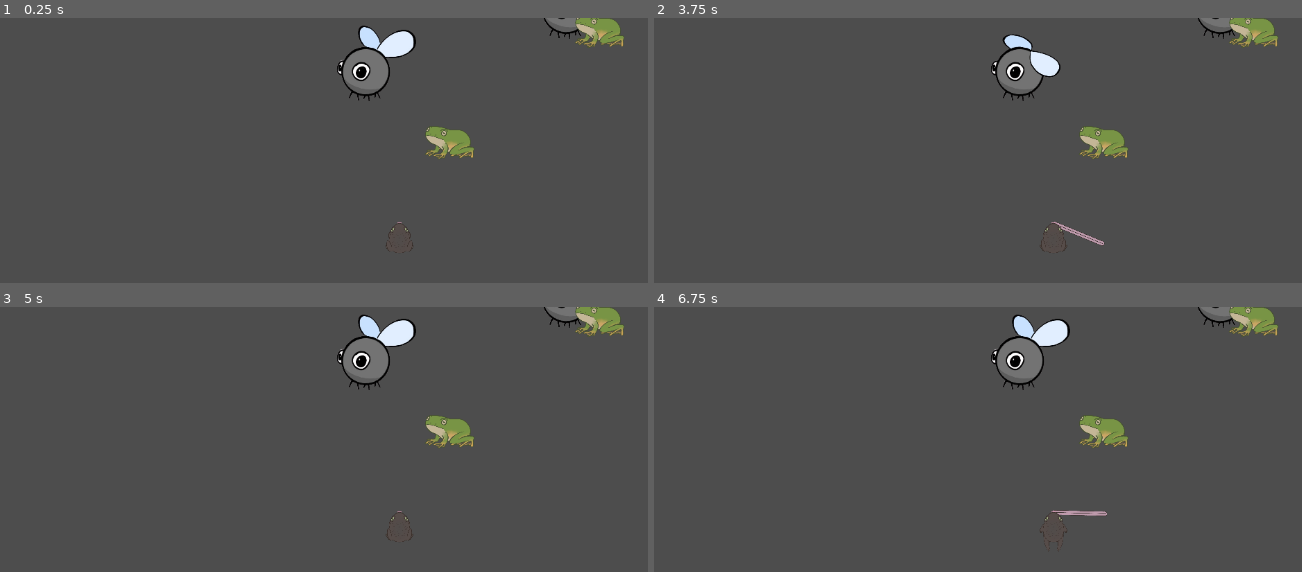
Above: before the commit, frames 1-4 (two rows, left to right).
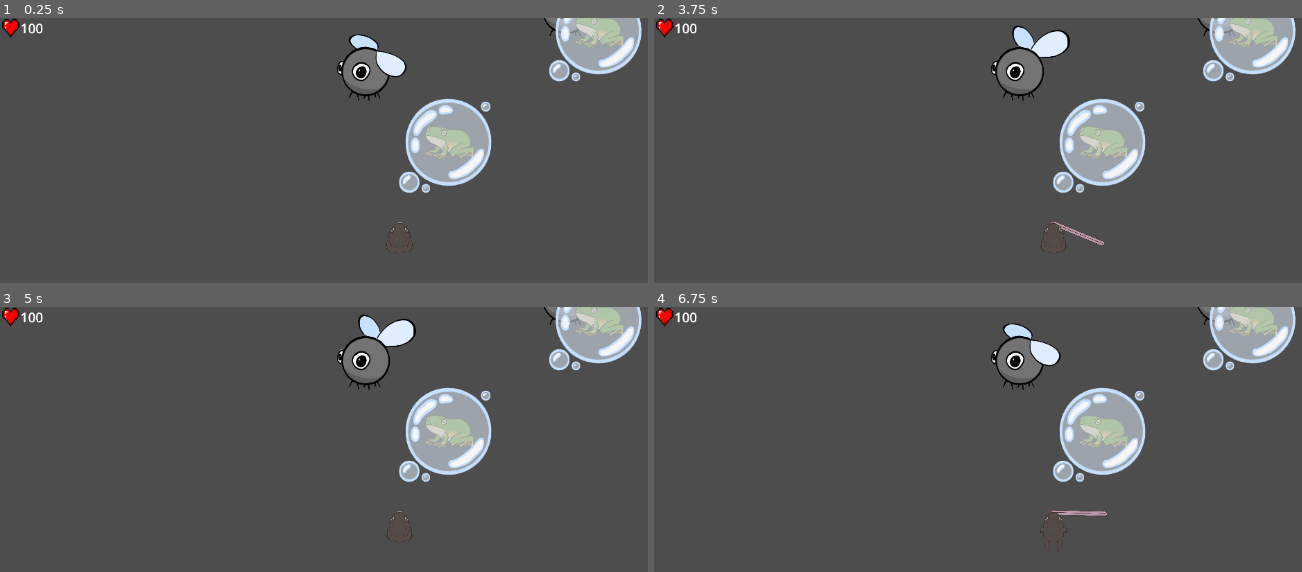
Above: after the commit, the same moments.

Repository: ygda-org/frog-jam
Game: Godot game, scene res://scenes/main.tscn
Two runs of this game, one before a commit and one after it. Both use one fixed random seed, a clock stepped at 60 frames per second and the inputs below.
Inputs (mouse positions are in pixels of both pictures, inside the frame that each line leads up to):
- Up to frame 1 (0.25 s): no input
- Up to frame 2 (3.75 s): move the mouse to (1230, 219) at 0.52 s; click (1230, 219) at 0.67 s; move the mouse to (893, 264) at 1.27 s; click (893, 264) at 1.42 s; move the mouse to (1133, 142) at 2.02 s; click (1133, 142) at 2.17 s; move the mouse to (outside the picture) at 2.77 s; click (outside the picture) at 2.92 s; move the mouse to (outside the picture) at 3.52 s; click (outside the picture) at 3.67 s
- Up to frame 3 (5 s): move the mouse to (162, 463) at 4.27 s; click (162, 463) at 4.42 s
- Up to frame 4 (6.75 s): move the mouse to (1094, 532) at 5.02 s; click (1094, 532) at 5.17 s; move the mouse to (932, 418) at 5.77 s; click (932, 418) at 5.92 s; move the mouse to (1230, 508) at 6.52 s; click (1230, 508) at 6.67 s

The runs differ from the first frame. In frame 1, 7.6% of the frame differs, in the area x 0-100%, y 0-67%; in frame 2, 7.6%; in frame 3, 6.6%; in frame 4, 7.6%.

Commit message:
Bubble & added hud

Diff:
--- a/scenes/fly.tscn
+++ b/scenes/fly.tscn
@@ -46,7 +46,7 @@
 [node name="Anim" type="AnimatedSprite2D" parent="."]
 sprite_frames = SubResource("SpriteFrames_eyt7k")
 autoplay = "default"
-frame_progress = 0.205938
+frame_progress = 0.859129
 
 [node name="CollisionShape2D" type="CollisionShape2D" parent="."]
 position = Vector2(1, 36)
--- a/scenes/frog_bubble.tscn
+++ b/scenes/frog_bubble.tscn
@@ -1,10 +1,11 @@
-[gd_scene load_steps=4 format=3 uid="uid://c7qyjf71va1hr"]
+[gd_scene load_steps=5 format=3 uid="uid://c7qyjf71va1hr"]
 
 [ext_resource type="Script" uid="uid://cytlje5tgxifk" path="res://scripts/frog_bubble.gd" id="1_r2503"]
 [ext_resource type="Texture2D" uid="uid://crp6xdacbu1pv" path="res://assets/images/flying.PNG" id="2_r2503"]
+[ext_resource type="Texture2D" uid="uid://dl5v6ev3msen1" path="res://assets/images/bubble.png" id="3_on66f"]
 
 [sub_resource type="CircleShape2D" id="CircleShape2D_vmryt"]
-radius = 89.56
+radius = 161.028
 
 [node name="FrogBubble" type="Area2D" groups=["despawnable"]]
 collision_layer = 0
@@ -16,6 +17,7 @@
 texture = ExtResource("2_r2503")
 
 [node name="Bubble" type="Sprite2D" parent="."]
+texture = ExtResource("3_on66f")
 
 [node name="CollisionShape2D" type="CollisionShape2D" parent="."]
 shape = SubResource("CircleShape2D_vmryt")
--- a/scenes/main.tscn
+++ b/scenes/main.tscn
@@ -6,6 +6,7 @@
 [ext_resource type="PackedScene" uid="uid://c7qyjf71va1hr" path="res://scenes/frog_bubble.tscn" id="4_jyhfs"]
 [ext_resource type="Resource" uid="uid://bwfgmons2un3v" path="res://assets/resources/slowfall_frog.tres" id="5_tbgi4"]
 [ext_resource type="PackedScene" uid="uid://btd1ic7rl6olk" path="res://scenes/stomach.tscn" id="7_o6xl0"]
+[ext_resource type="PackedScene" uid="uid://cs2v2aikg2lsg" path="res://ui/hud.tscn" id="7_tipki"]
 
 [sub_resource type="ViewportTexture" id="ViewportTexture_o6xl0"]
 viewport_path = NodePath("subview")
@@ -25,6 +26,12 @@
 script = ExtResource("2_0wfyh")
 player = NodePath("../Player")
 
+[node name="HUD" parent="Camera2D" instance=ExtResource("7_tipki")]
+offset_left = -1500.0
+offset_top = -850.0
+offset_right = -1500.0
+offset_bottom = -850.0
+
 [node name="ParallaxBackground" type="ParallaxBackground" parent="."]
 
 [node name="ParallaxLayer" type="ParallaxLayer" parent="ParallaxBackground"]
--- a/scripts/main.gd
+++ b/scripts/main.gd
@@ -30,6 +30,7 @@
 
 	highest_spawn = camera.global_position.y - spawn_margin
 	spawn_up_to(camera.global_position.y - spawn_margin)
+
 
 func _process(delta: float) -> void:
 	var cam_top = camera.global_position.y - get_viewport_rect().size.y * 0.5
Binary file added: assets/images/bubble.png
Not shown, added: assets/images/bubble.png.import
Not shown: 1 places in scenes/main.tscn that only renumber resources
